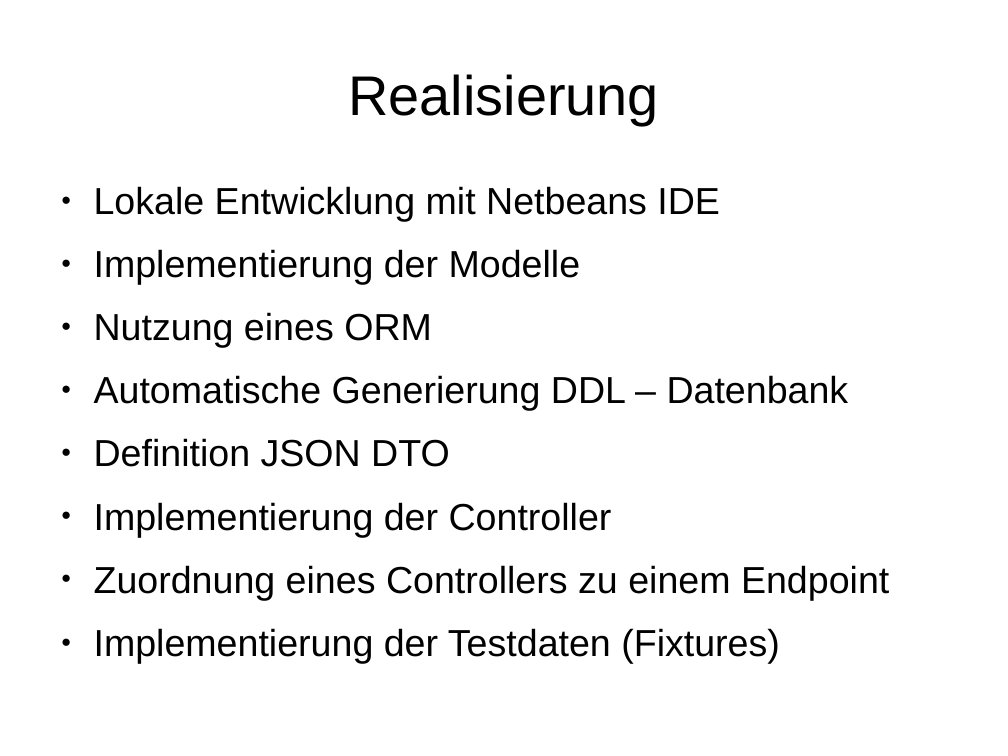
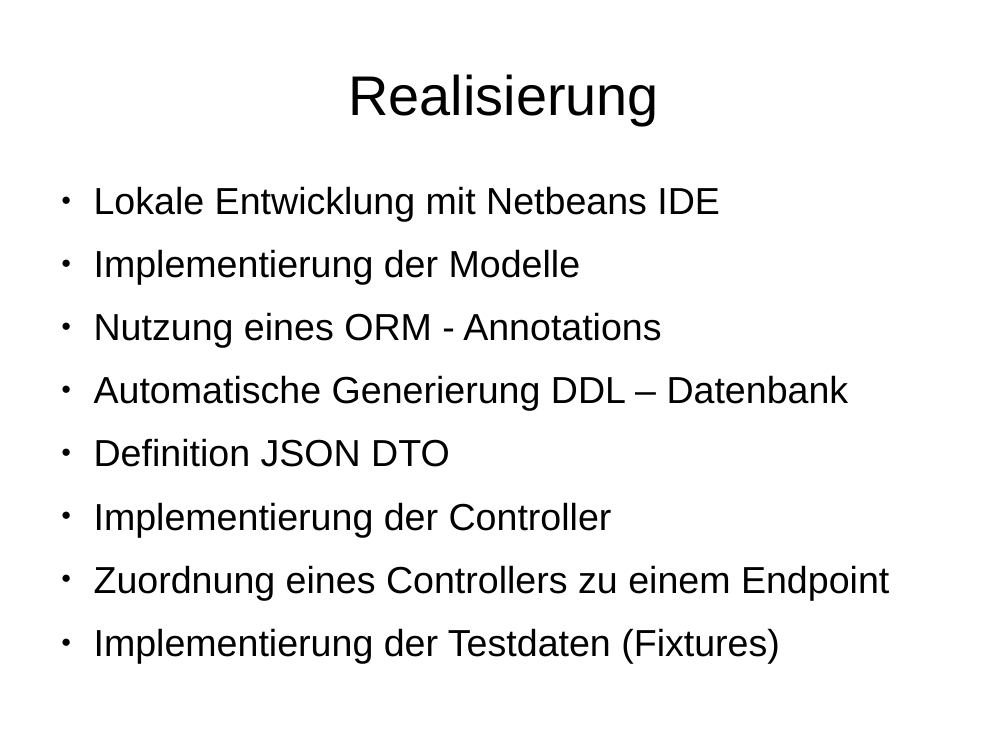
Before and after one commit to janhelmle/weiterbildung_fachinformatiker_ihk_projektantrag, a slide deck: slide 11 of praesentation/presentation_v1.odp. Drawn at 1008x756 pixels with LibreOffice and Linux fonts; fonts in the diff are those of the drawing. Boxes give left, top, right and bottom in pixels: in the first picture for what was removed or moved away, otherwise in the second. Text is boxed around its words. In the diff, an @@ line names an element or a change of style, - is before the commit and + after.

Commit message:
Progress

```diff
--- a/praesentation/presentation_v1.odp
+++ b/praesentation/presentation_v1.odp
@@ text at [94,312,661,348]: text changed @@
-● Nutzung eines ORM
+● Nutzung eines ORM - Annotations
```
